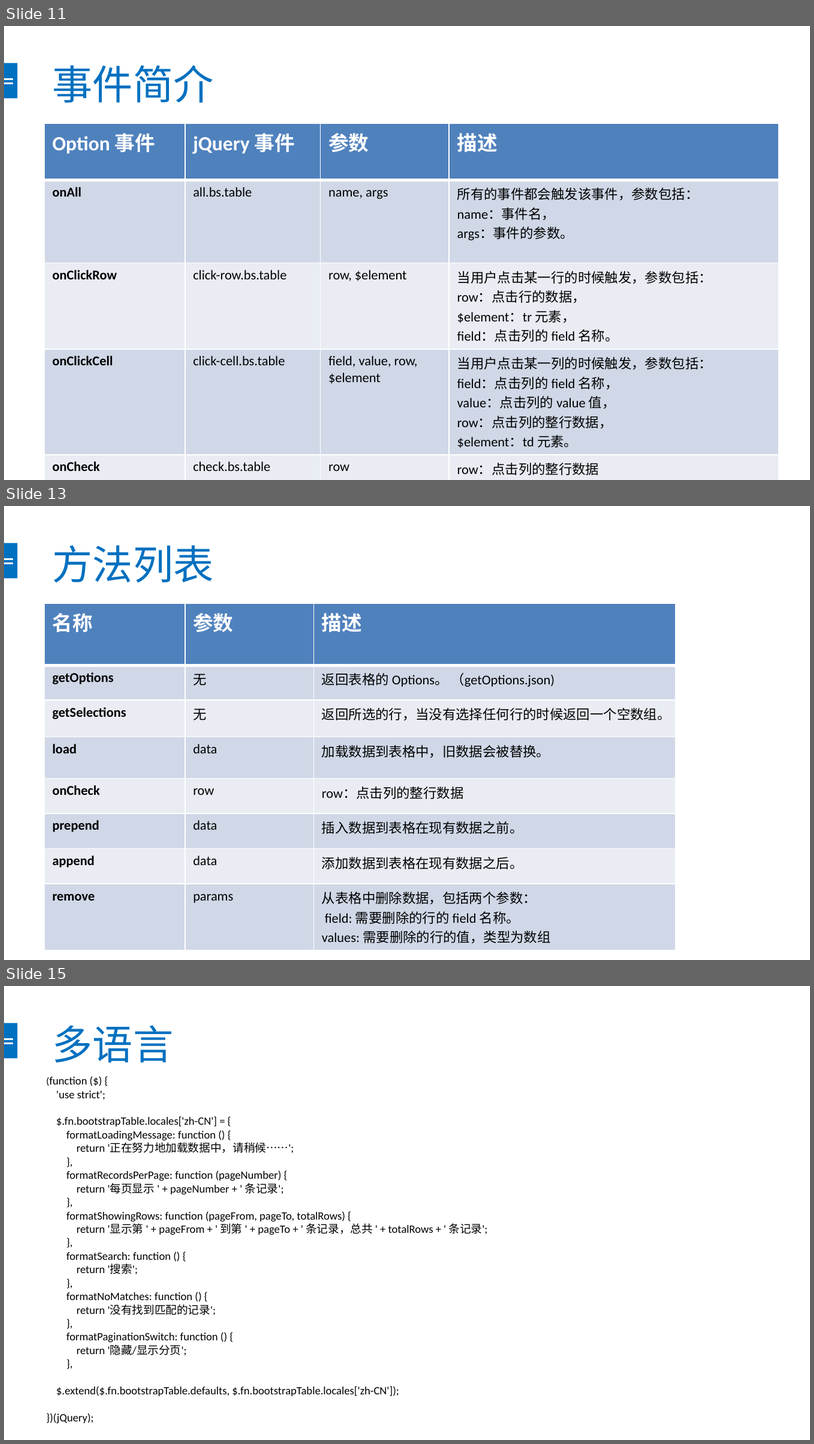
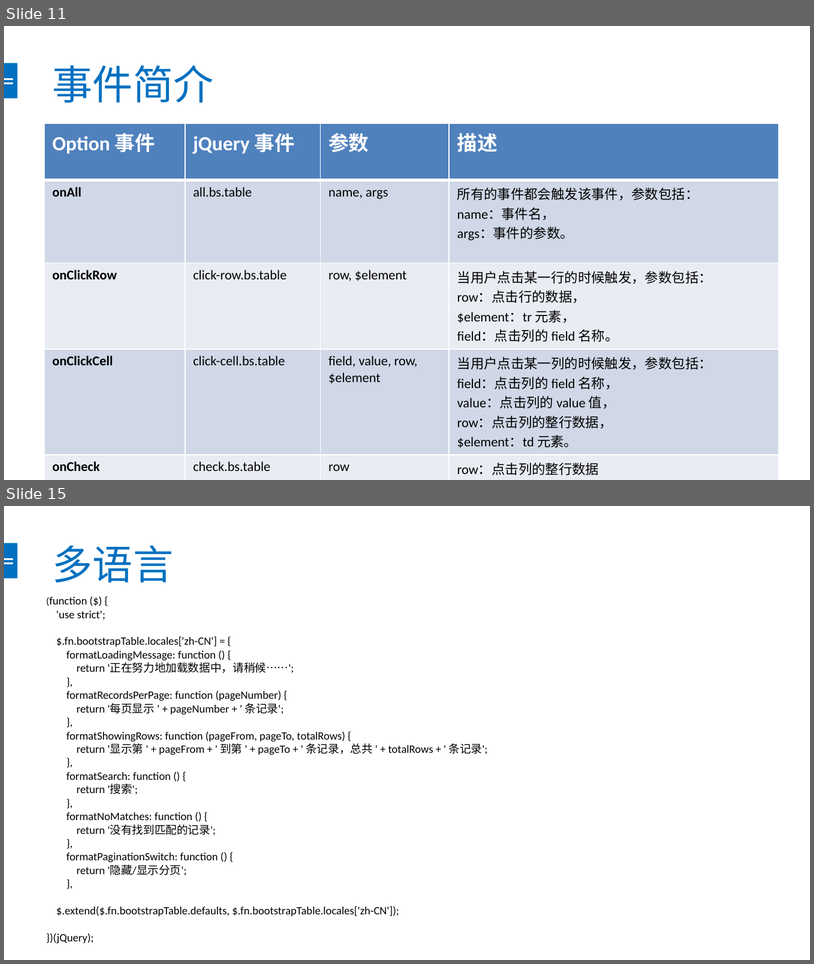
Before and after one commit to chendingguo/workspace, a slide deck: springboot-mybatis-master/bootstrap-table.pptx. Shown one above the other, each under a label of ours: slides 11, 13 and 15 before the commit, slides 11 and 15 after it; the slides between them are not shown. The pictures are 814x1444 and 814x964 pixels, drawn with LibreOffice and Linux fonts; fonts in the diff are those of the drawing. Boxes give left, top, right and bottom in pixels: in the first picture for what was removed or moved away, otherwise in the second. Text is boxed around its words. In the diff, an @@ line names an element or a change of style, - is before the commit and + after.

```diff
--- a/springboot-mybatis-master/bootstrap-table.pptx
+++ b/springboot-mybatis-master/bootstrap-table.pptx
@@ slide 13 removed at [4,506,810,960], background #FFFFFF; not listed: 3 template elements that a slide beside it also shows @@
@@ title removed at [53,545,214,583] @@
-方法列表
@@ table removed at [44,604,677,960], 8 rows, 3 columns @@
-名称 | 参数 | 描述
-getOptions | 无 | 返回表格的 Options。 （getOptions.json)
-getSelections | 无 | 返回所选的行，当没有选择任何行的时候返回一个空数组。
-load | data | 加载数据到表格中，旧数据会被替换。
-onCheck | row | row：点击列的整行数据
-prepend | data | 插入数据到表格在现有数据之前。
-append | data | 添加数据到表格在现有数据之后。
-remove | params | 从表格中删除数据，包括两个参数： / field: 需要删除的行的 field 名称。 / values: 需要删除的行的值，类型为数组
```
Also in this commit, not shown: 3 slides added, 2 other slides removed, 4 other files.
